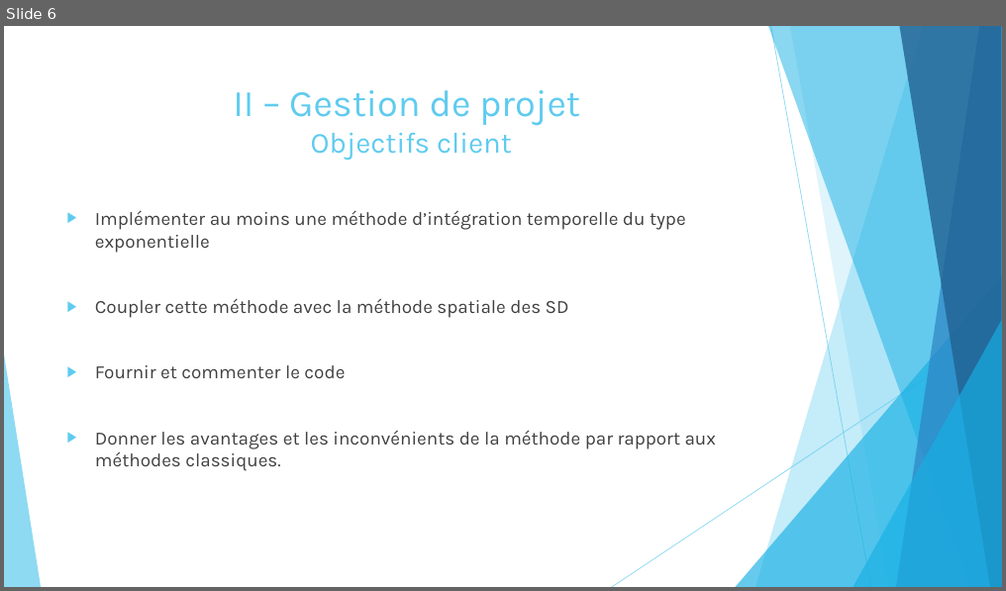
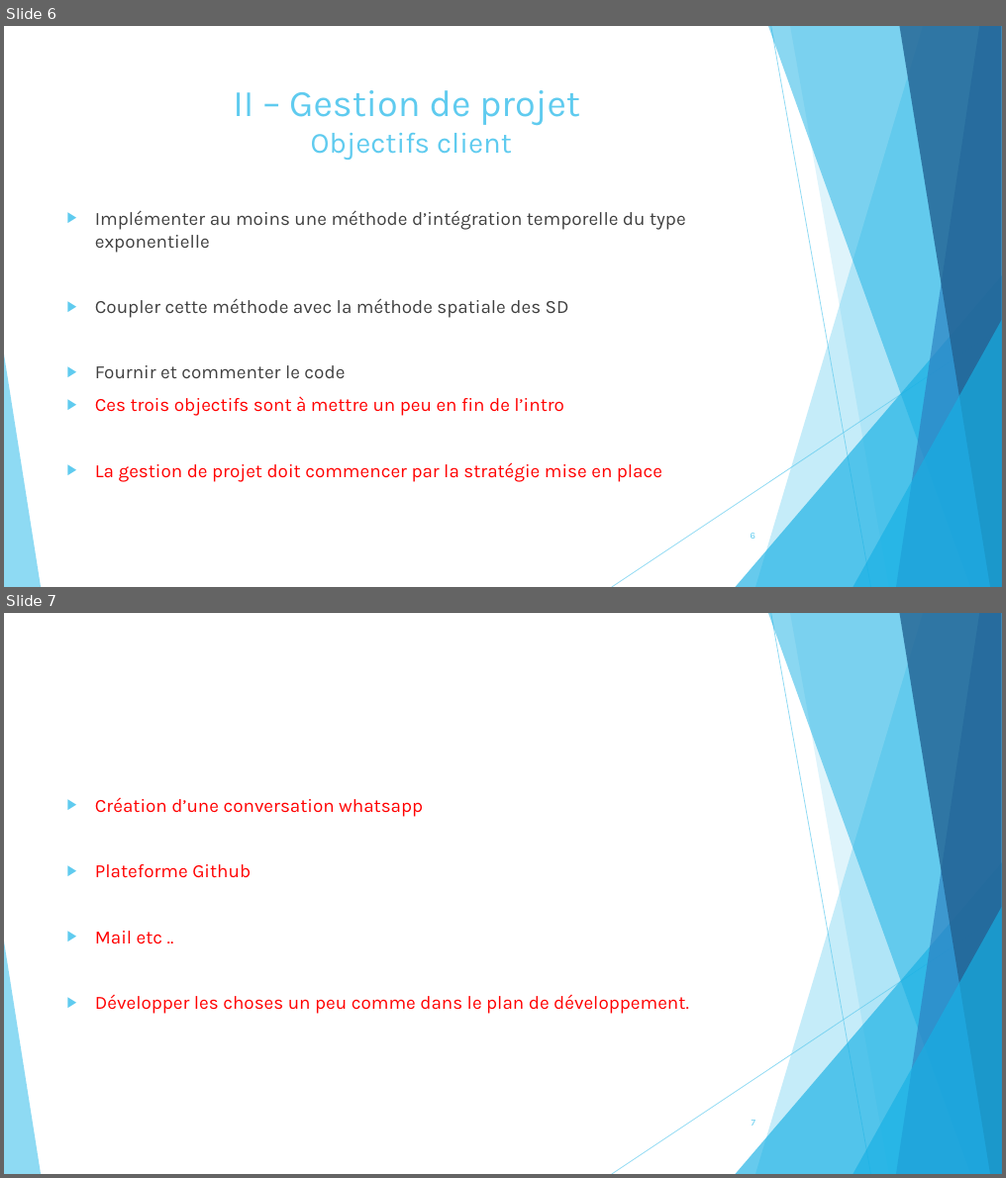
Before and after one commit to pierreXVI/PIE, a slide deck: oral_presentation/Oral_presentation_12_02_2019.pptx. Shown one above the other, each under a label of ours: slide 6 before the commit, slides 6 and 7 after it. The pictures are 1006x591 and 1006x1178 pixels, drawn with LibreOffice and Linux fonts; fonts in the diff are those of the drawing. Boxes give left, top, right and bottom in pixels: in the first picture for what was removed or moved away, otherwise in the second. Text is boxed around its words. In the diff, an @@ line names an element or a change of style, - is before the commit and + after.

```diff
--- a/oral_presentation/Oral_presentation_12_02_2019.pptx
+++ b/oral_presentation/Oral_presentation_12_02_2019.pptx
@@ slide 7 added at bbox=[4, 613, 1002, 1174], background #FFFFFF; not listed: 10 template elements that a slide beside it also shows @@
@@ text added at bbox=[95, 798, 689, 1014], 18 pt, text #FF0000 @@
+▶ Création d’une conversation whatsapp
+▶ Plateforme Github
+▶ Mail etc ..
+▶ Développer les choses un peu comme dans le plan de développement.
@@ page number added at bbox=[751, 1120, 755, 1126], 9 pt, text #5FCBEF @@
+7
@@ slide 6 changed as well @@
@@ text at bbox=[95, 396, 662, 482]: text changed; text colour #404040 to #FF0000 @@
-▶ Donner les avantages et les inconvénients de la méthode par rapport aux méthodes classiques.
+▶ Ces trois objectifs sont à mettre un peu en fin de l’intro
+▶ La gestion de projet doit commencer par la stratégie mise en place
@@ page number added at bbox=[750, 533, 755, 539], 9 pt, text #5FCBEF @@
+6
```
Also in this commit, not shown: 20 other slides changed, 4 other slides added, 1 slide removed.
